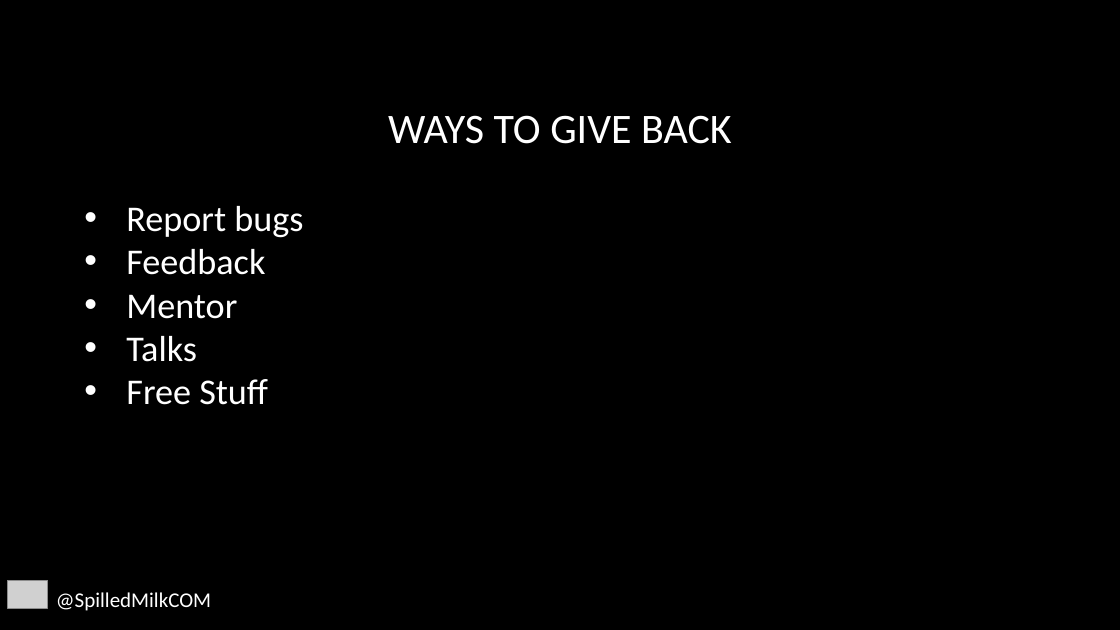
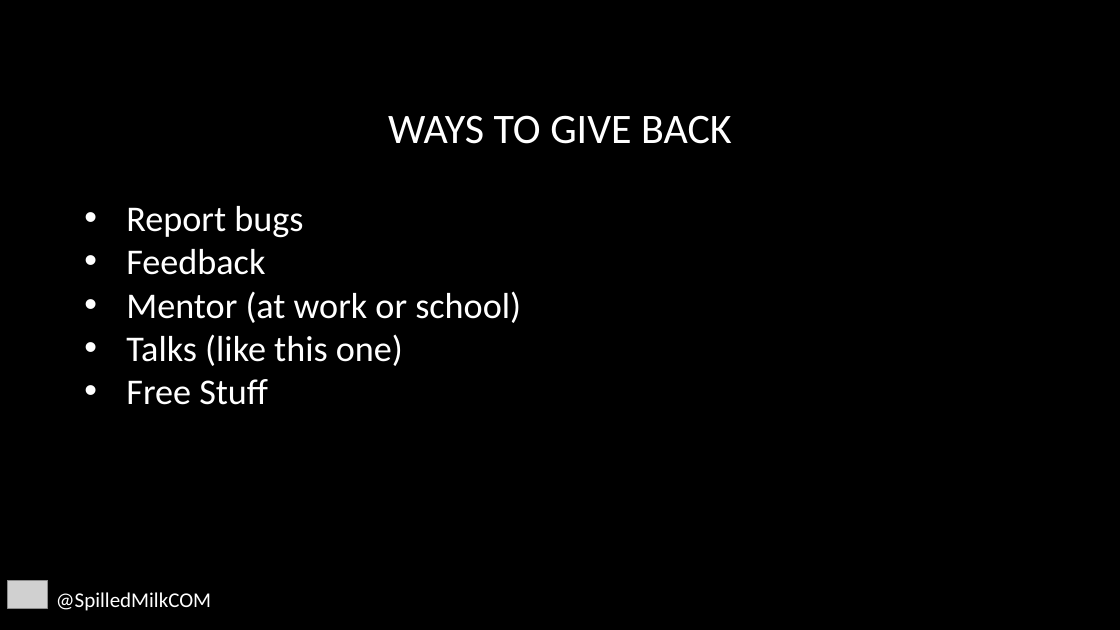
Before and after one commit to SpilledMilkCOM/DenDevDayUWP, a slide deck: slide 13 of Giving Back.pptx (slide 11 before the commit). Drawn at 1120x630 pixels with LibreOffice and Linux fonts; fonts in the diff are those of the drawing; grey boxes stand for pictures; background and template pictures are left out. Boxes give left, top, right and bottom in pixels: in the first picture for what was removed or moved away, otherwise in the second. Text is boxed around its words. In the diff, an @@ line names an element or a change of style, - is before the commit and + after.

```diff
--- a/Giving Back.pptx
+++ b/Giving Back.pptx
@@ text at [126, 291, 521, 366]: text changed @@
-• Mentor
-• Talks
+• Mentor (at work or school)
+• Talks (like this one)
```
Also in this commit, not shown: 3 other slides changed, 1 slide added.
